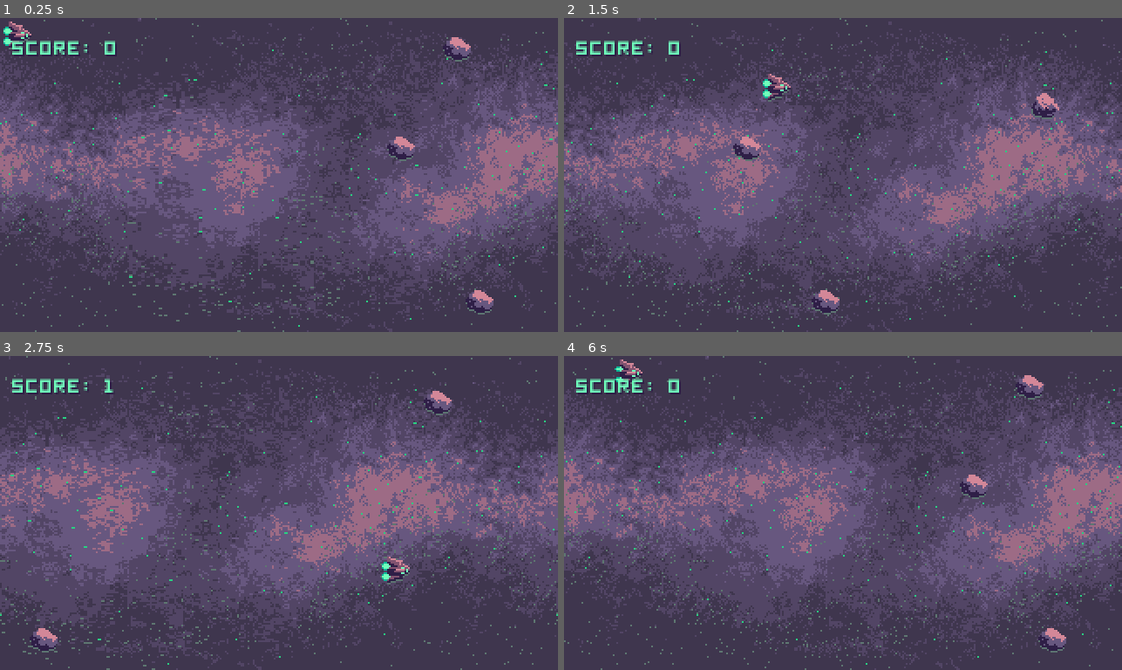
Above: before the commit, frames 1-4 (two rows, left to right).
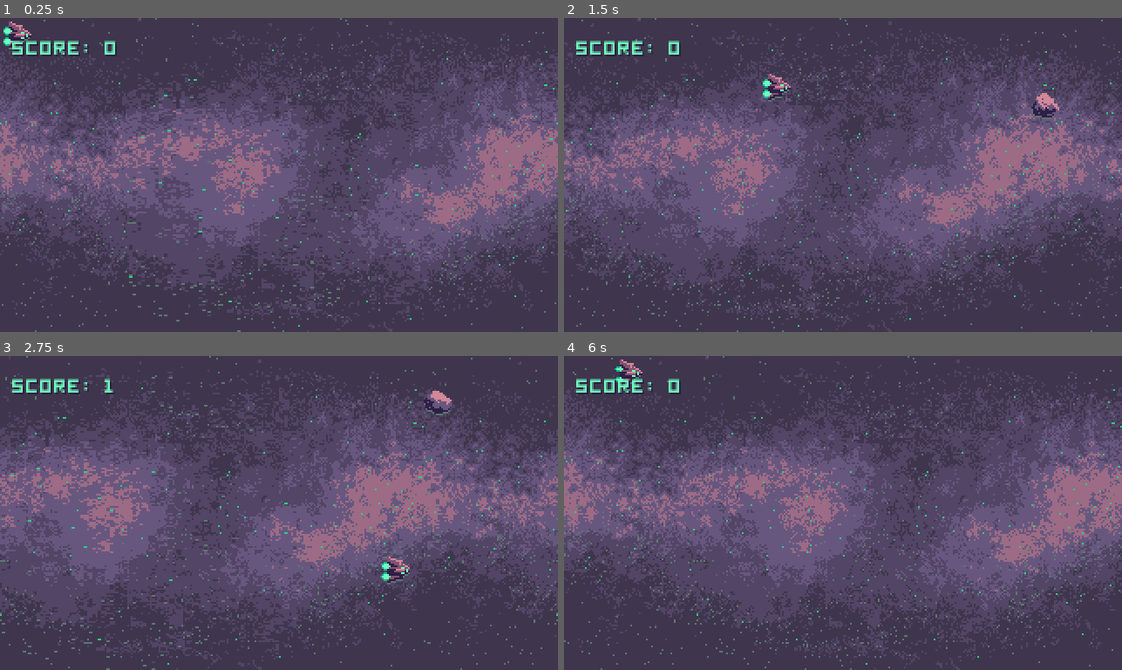
Above: after the commit, the same moments.

Repository: programadorthi/godot_space_shooter
Game: Godot game, scene res://stage.tscn
The game is run twice, just before and just after one commit, with the same random seed, the same clock (stepped at 60 frames per second) and the same inputs.
Inputs:
- Up to frame 1 (0.25 s): no input
- Up to frame 2 (1.5 s): tap Enter at 0.5, 1.35 s; hold Right 0.53-1.28 s; hold Enter 0.53-1.28 s; tap Space at 0.77 s; hold Down from 1.28 s (still down)
- Up to frame 3 (2.75 s): tap Space at 1.52 s; release Down at 2.03 s; hold Right from 2.03 s (still down); hold Enter from 2.03 s (still down)
- Up to frame 4 (6 s): release Right at 2.78 s; release Enter at 2.78 s; hold Up 2.78-3.53 s; tap Enter at 2.85, 4.35, 5.85 s; tap Space at 3.02, 3.77, 4.52 s; hold Enter 3.53-4.28 s; hold Left 3.53-5.03 s; hold Down 5.03-5.78 s; hold Enter 5.03-5.78 s; hold Right from 5.78 s (still down)

The runs differ from the first frame. In frame 1, 0.7% of the frame differs, in the area x 69-89%, y 6-95%; in frame 2, 0.4%; in frame 3, 0.2%; in frame 4, 0.7%, in the area x 70-90%, y 6-95%.

Commit message:
Some fixes

Diff:
--- a/stage.tscn
+++ b/stage.tscn
@@ -1,11 +1,10 @@
-[gd_scene load_steps=9 format=2]
+[gd_scene load_steps=8 format=2]
 
 [ext_resource path="res://stage.gd" type="Script" id=1]
 [ext_resource path="res://sprites/background.png" type="Texture" id=2]
 [ext_resource path="res://background.gd" type="Script" id=3]
 [ext_resource path="res://player.tscn" type="PackedScene" id=4]
 [ext_resource path="res://fonts/hour5.ttf" type="DynamicFontData" id=5]
-[ext_resource path="res://asteroid.tscn" type="PackedScene" id=6]
 
 [sub_resource type="DynamicFont" id=1]
 
@@ -109,15 +108,3 @@
 lines_skipped = 0
 max_lines_visible = -1
 _sections_unfolded = [ "custom_colors", "custom_fonts" ]
-
-[node name="asteroid" parent="." index="4" instance=ExtResource( 6 )]
-
-position = Vector2( 286.662, 17.6249 )
-
-[node name="asteroid2" parent="." index="5" instance=ExtResource( 6 )]
-
-position = Vector2( 255.451, 74.6827 )
-
-[node name="asteroid3" parent="." index="6" instance=ExtResource( 6 )]
-
-position = Vector2( 299.829, 163.439 )
